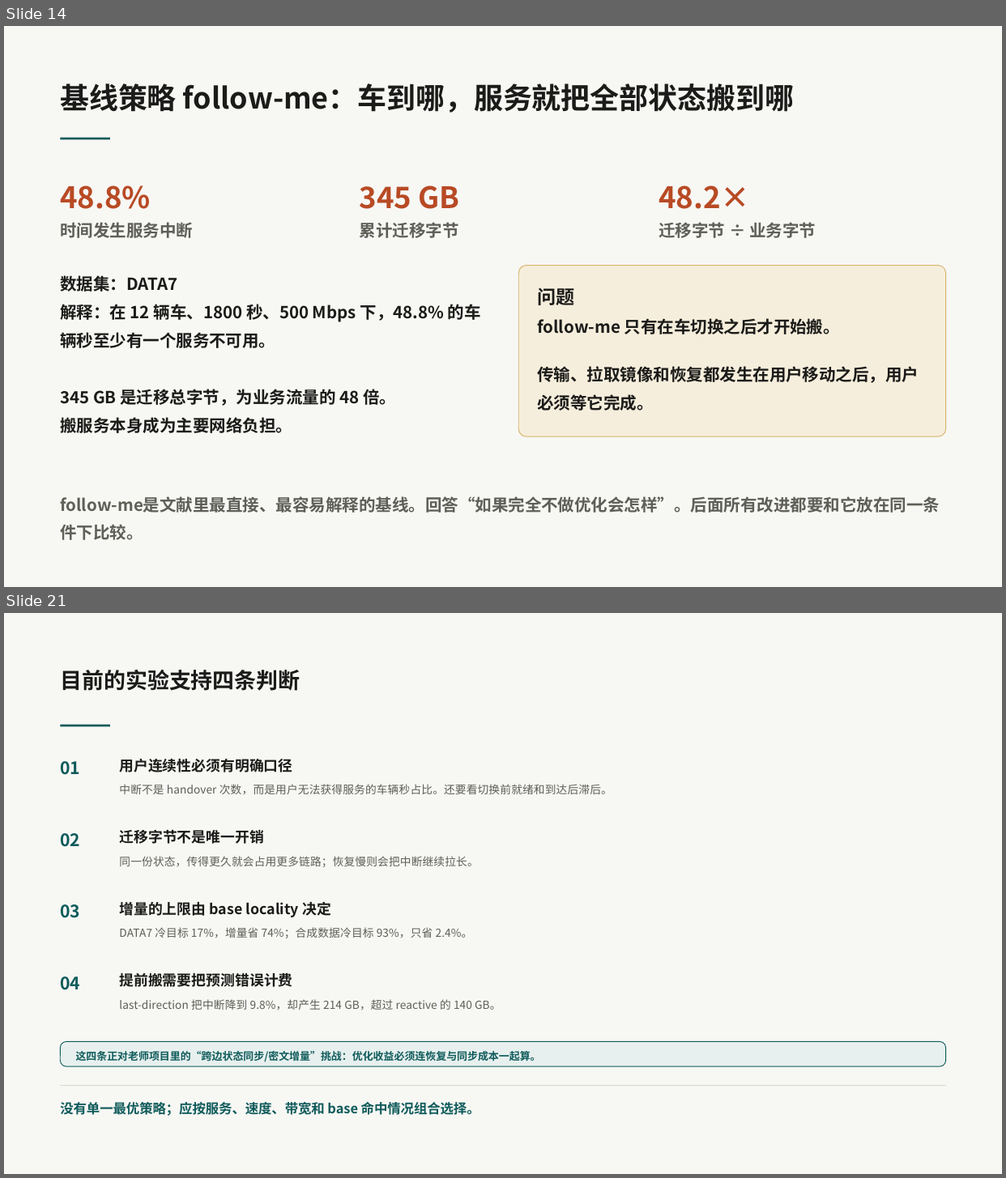
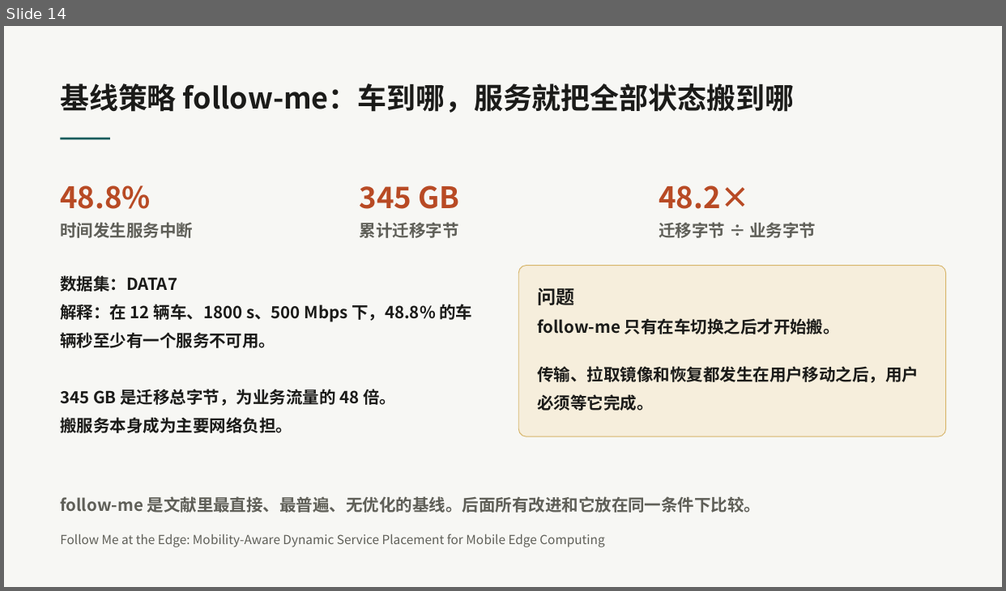
Before and after one commit to KaguraNia/MyEdgeSimPy, a slide deck: output/presentation/移动服务状态迁移.pptx. Shown one above the other, each under a label of ours: slides 14 and 21 before the commit, slide 14 after it; the slides between them are not shown. The pictures are 1006x1178 and 1006x591 pixels, drawn with LibreOffice and Linux fonts; fonts in the diff are those of the drawing. Boxes give left, top, right and bottom in pixels: in the first picture for what was removed or moved away, otherwise in the second. Text is boxed around its words. In the diff, an @@ line names an element or a change of style, - is before the commit and + after.

```diff
--- a/output/presentation/移动服务状态迁移.pptx
+++ b/output/presentation/移动服务状态迁移.pptx
@@ slide 21 removed at [4,613,1002,1174], background #F7F7F4 @@
@@ text removed at [60,670,300,691] @@
-目前的实验支持四条判断
@@ rectangle removed at [60,725,110,726] @@
@@ text removed at [60,761,80,775] @@
-01
@@ text removed at [119,759,292,773] @@
-用户连续性必须有明确口径
@@ text removed at [119,784,612,794] @@
-中断不是 handover 次数，而是用户无法获得服务的车辆秒占比。还要看切换前就绪和到达后滞后。
@@ text removed at [119,830,264,844] @@
-迁移字节不是唯一开销
@@ text removed at [60,833,80,847] @@
-02
@@ text removed at [119,856,478,867] @@
-同一份状态，传得更久就会占用更多链路；恢复慢则会把中断继续拉长。
@@ text removed at [119,902,331,918] @@
-增量的上限由 base locality 决定
@@ text removed at [60,905,80,918] @@
-03
@@ text removed at [119,927,473,939] @@
-DATA7 冷目标 17%，增量省 74%；合成数据冷目标 93%，只省 2.4%。
@@ text removed at [60,977,80,990] @@
-04
@@ text removed at [119,973,292,987] @@
-提前搬需要把预测错误计费
@@ text removed at [119,999,501,1010] @@
-last-direction 把中断降到 9.8%，却产生 214 GB，超过 reactive 的 140 GB。
@@ rounded rectangle removed at [60,1042,946,1067] @@
@@ text removed at [76,1051,541,1063] @@
-这四条正对老师项目里的“跨边状态同步/密文增量”挑战：优化收益必须连恢复与同步成本一起算。
@@ rectangle removed at [60,1085,946,1086] @@
@@ text removed at [60,1102,480,1116] @@
-没有单一最优策略；应按服务、速度、带宽和 base 命中情况组合选择。
@@ slide 14 changed as well @@
@@ text at [60,304,472,348]: text changed @@
-解释：在 12 辆车、1800 秒、500 Mbps 下，48.8% 的车辆秒至少有一个服务不可用。
+解释：在 12 辆车、1800 s、500 Mbps 下，48.8% 的车辆秒至少有一个服务不可用。
@@ text at [60,497,761,513]: text changed @@
-follow-me是文献里最直接、最容易解释的基线。回答“如果完全不做优化会怎样”。后面所有改进都要和它放在同一条件下比较。
+follow-me 是文献里最直接、最普遍、无优化的基线。后面所有改进和它放在同一条件下比较。
@@ text added at [60,534,604,548], 12 pt, text #5F5F58 @@
+Follow Me at the Edge: Mobility-Aware Dynamic Service Placement for Mobile Edge Computing
```
Also in this commit, not shown: 15 other slides changed, 2 slides added, 1 other slide removed, 23 other files.
